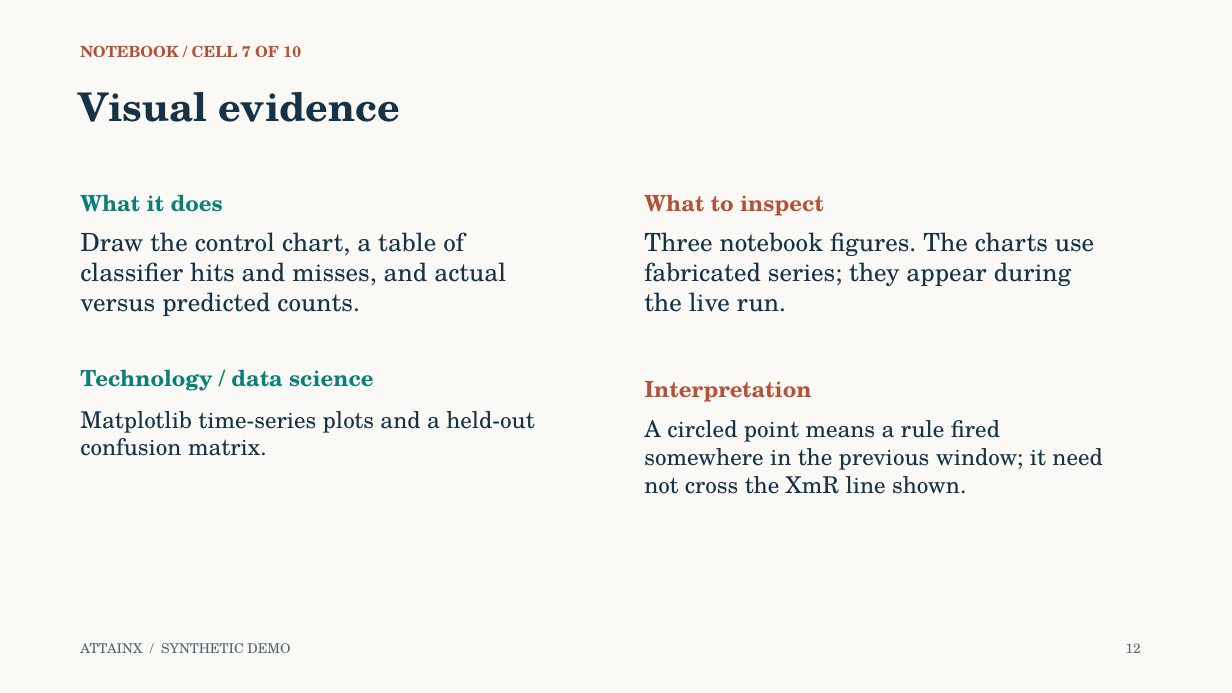
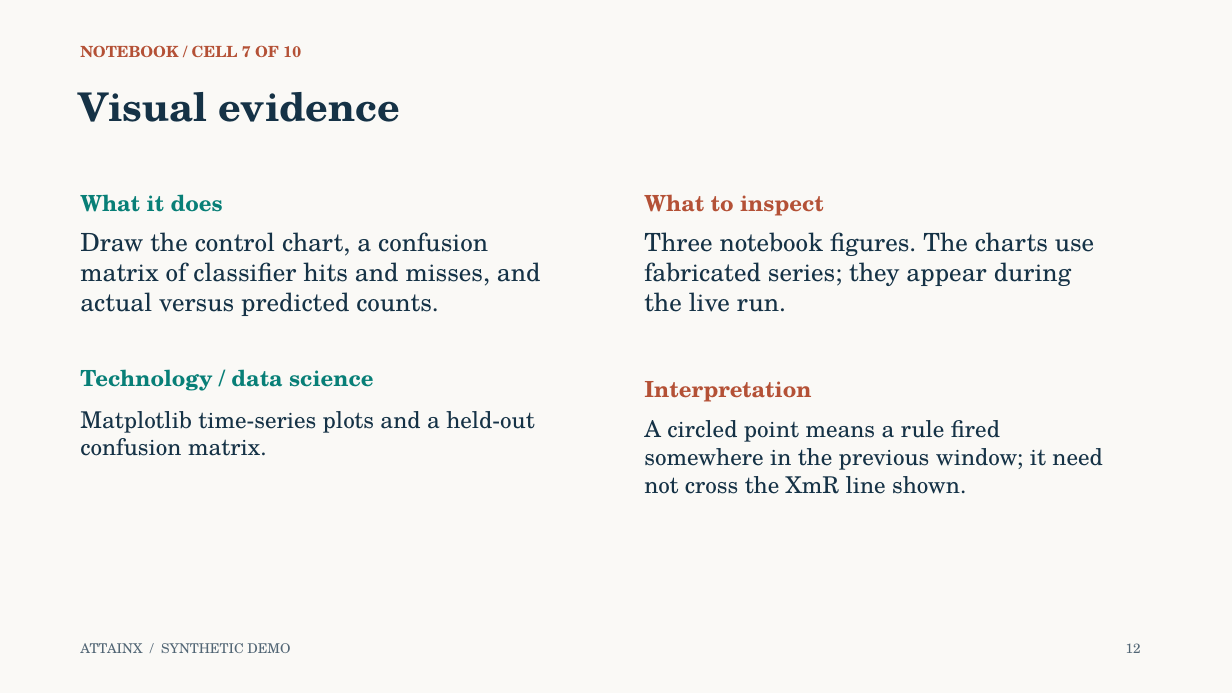
Before and after one commit to 0xpvtrickbateman/SPC-ML-Demo, a slide deck: slide 12 of docs/SPC_ML_Demo_Walkthrough_Ready.pptx. Drawn at 1232x693 pixels with LibreOffice and Linux fonts; fonts in the diff are those of the drawing. Boxes give left, top, right and bottom in pixels: in the first picture for what was removed or moved away, otherwise in the second. Text is boxed around its words. In the diff, an @@ line names an element or a change of style, - is before the commit and + after.

```diff
--- a/docs/SPC_ML_Demo_Walkthrough_Ready.pptx
+++ b/docs/SPC_ML_Demo_Walkthrough_Ready.pptx
@@ text at [80,232,541,316]: text changed @@
-Draw the control chart, a table of classifier hits and misses, and actual versus predicted counts.
+Draw the control chart, a confusion matrix of classifier hits and misses, and actual versus predicted counts.
```
Also in this commit, not shown: 3 other slides changed, 7 other files.
